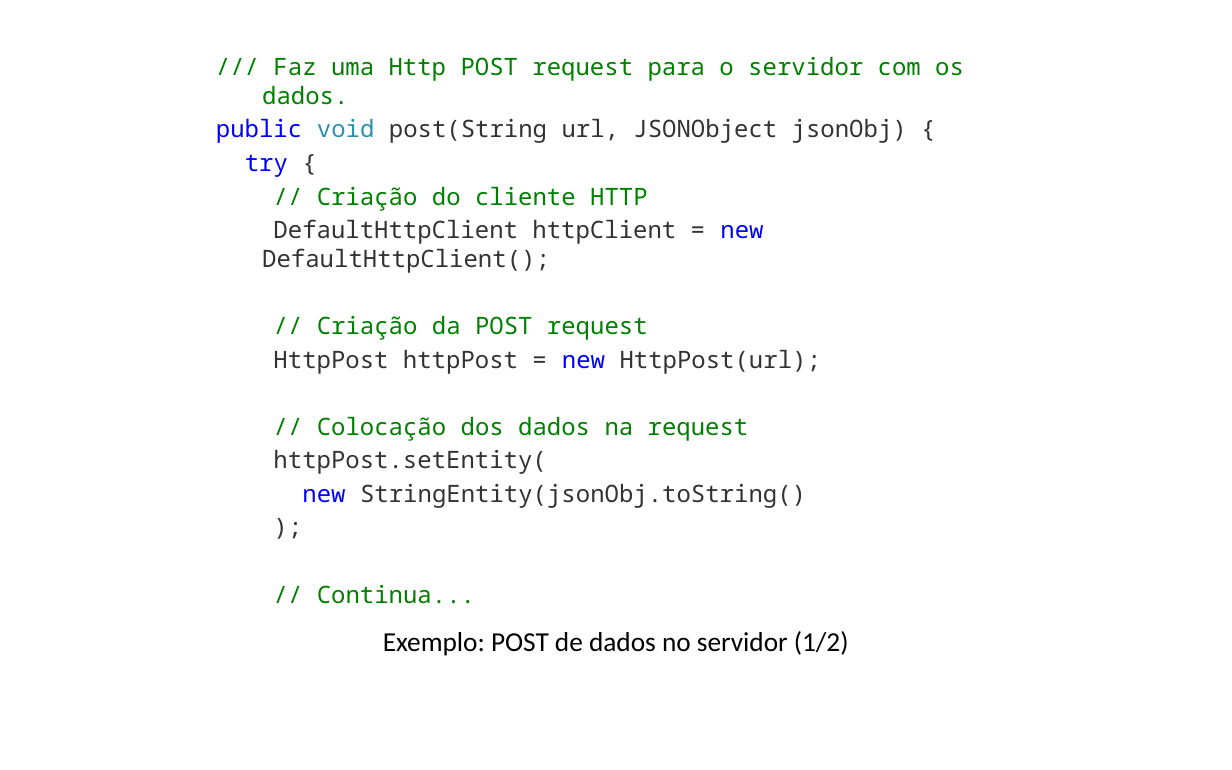
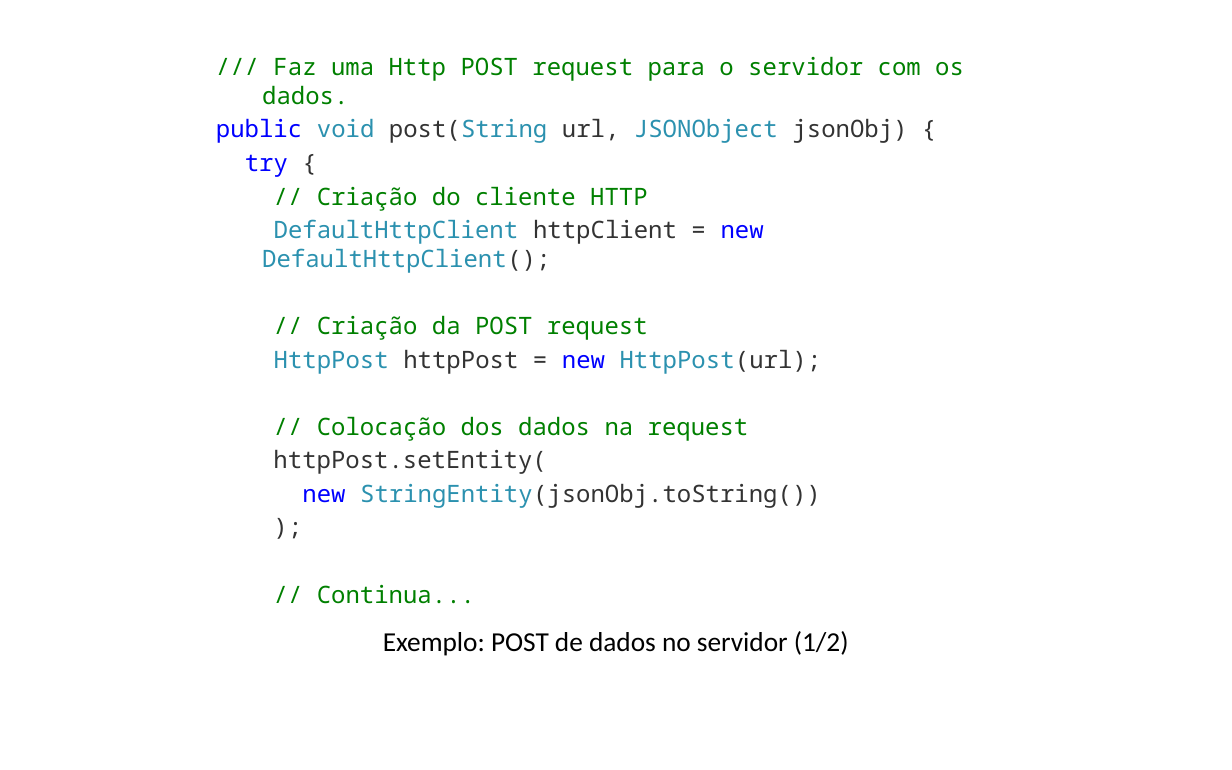
Before and after one commit to iptomar/letrinhas_si, a slide deck: slide 21 of Apresentacoes/v01.pptx. Drawn at 1232x770 pixels with LibreOffice and Linux fonts; fonts in the diff are those of the drawing; background and template pictures are left out. Boxes give left, top, right and bottom in pixels: in the first picture for what was removed or moved away, otherwise in the second. Text is boxed around its words. In the diff, an @@ line names an element or a change of style, - is before the commit and + after.

```diff
--- a/Apresentacoes/v01.pptx
+++ b/Apresentacoes/v01.pptx
@@ text at (216,118,908,374): text colour #333333 to #2B91AF in "post(String JSONObject", "DefaultHttpClient DefaultHttpClient();", "HttpPost HttpPost(url);" @@
@@ text at (302,483,821,508): text changed @@
-new StringEntity(jsonObj.toString()
+new StringEntity(jsonObj.toString())
```
Also in this commit, not shown: 10 other slides changed, 1 other file.
